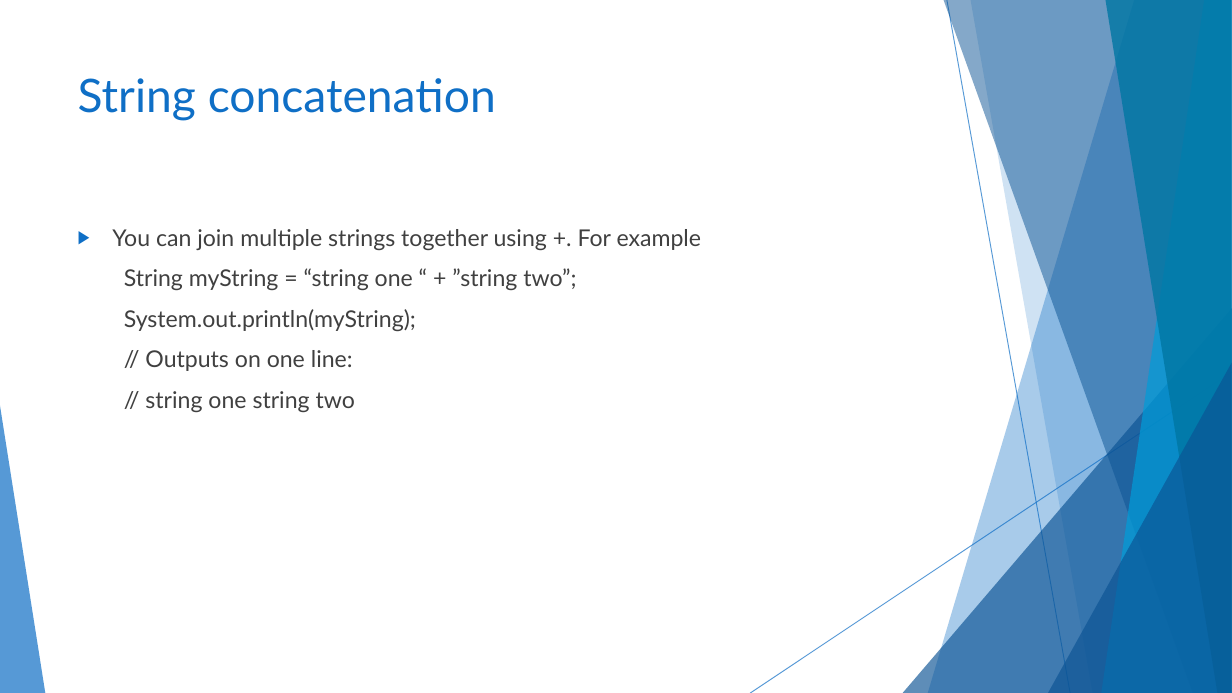
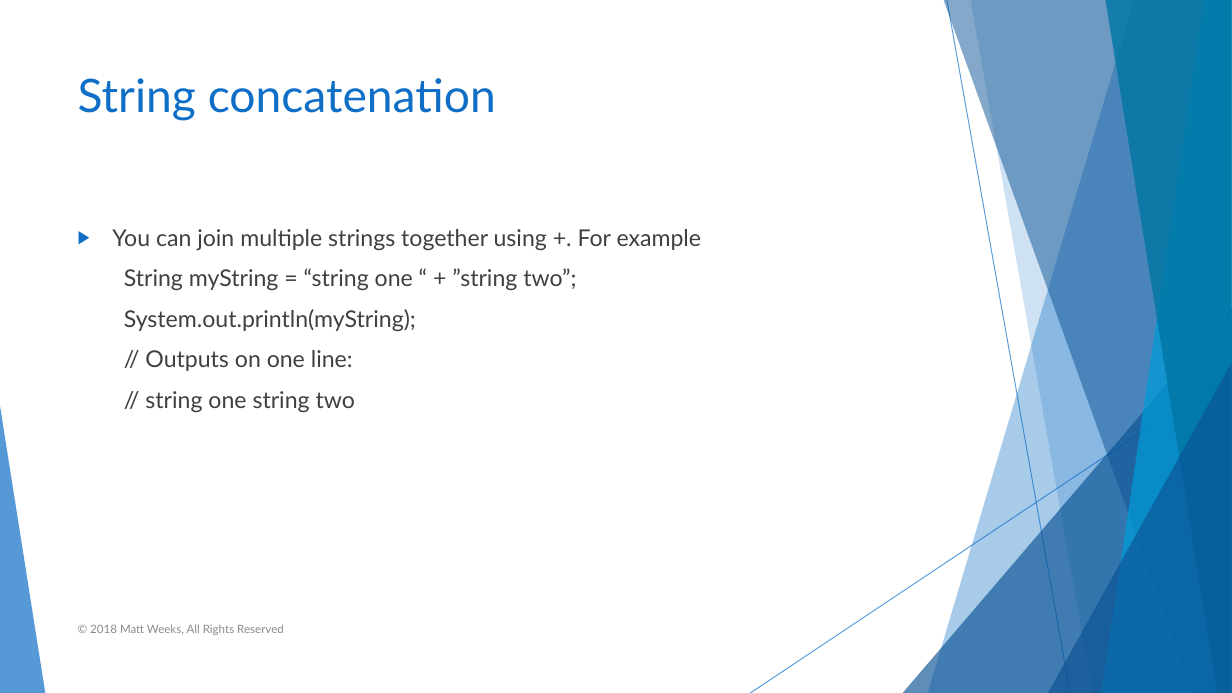
Before and after one commit to maweeks/EverythingJava, a slide deck: slide 16 of Lesson-01/EverythingJava001.pptx. Drawn at 1232x693 pixels with LibreOffice and Linux fonts; fonts in the diff are those of the drawing. Boxes give left, top, right and bottom in pixels: in the first picture for what was removed or moved away, otherwise in the second. Text is boxed around its words. In the diff, an @@ line names an element or a change of style, - is before the commit and + after.

```diff
--- a/Lesson-01/EverythingJava001.pptx
+++ b/Lesson-01/EverythingJava001.pptx
@@ text added at bbox=[90, 624, 284, 635], 9 pt, text #8C8C8C @@
+© 2018 Matt Weeks, All Rights Reserved
```
Also in this commit, not shown: 26 other slides changed, 22 other files.
